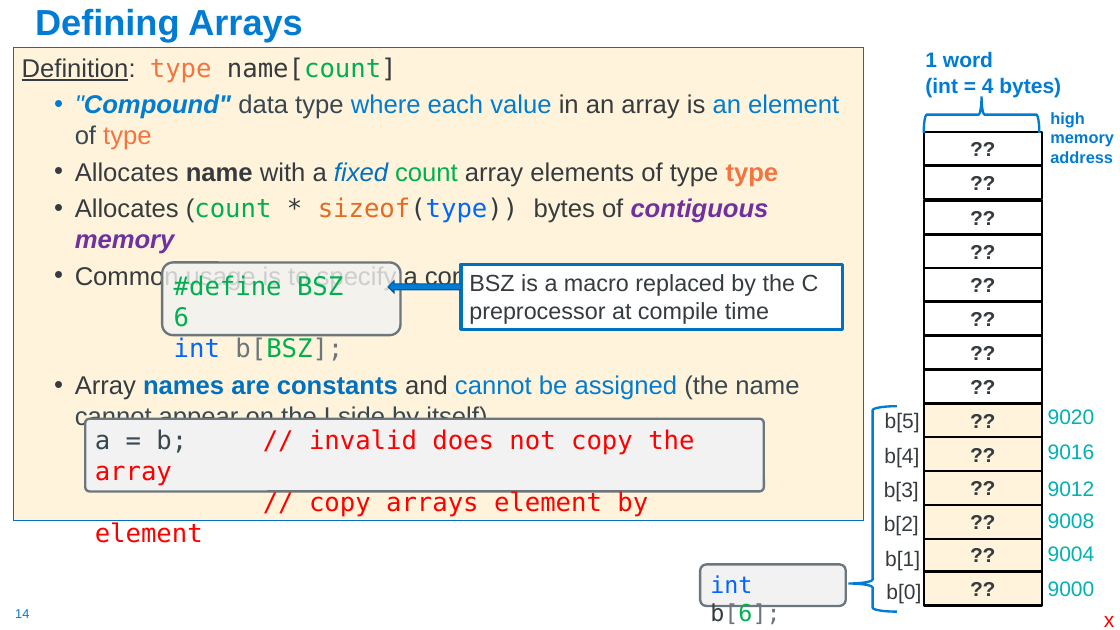
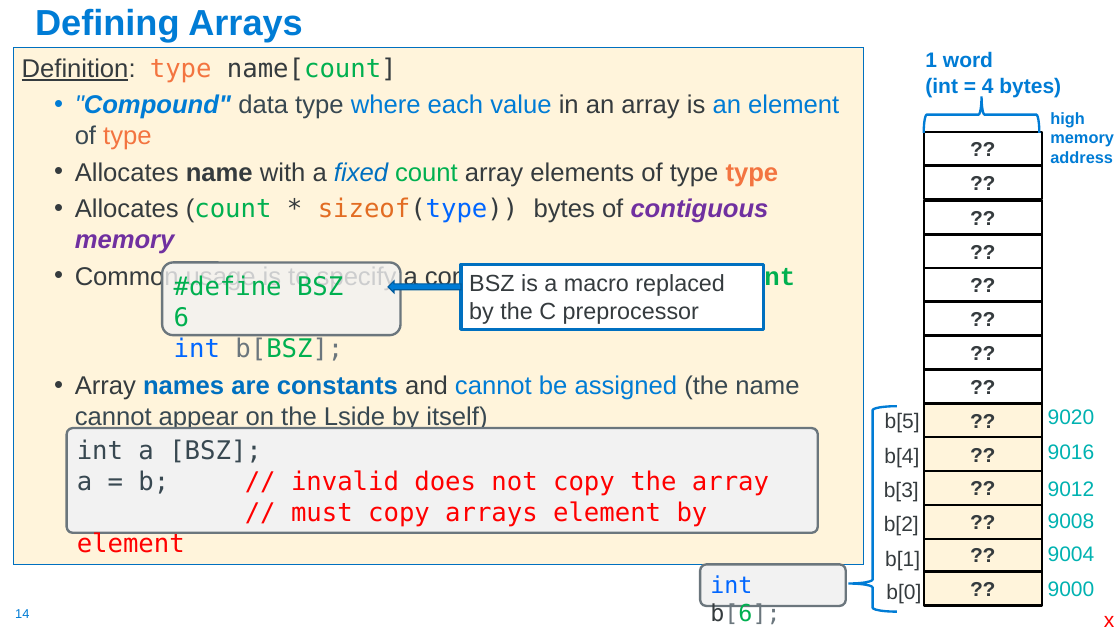
Before and after one commit to cse30-sp24/Muller-Slides, a slide deck: slide 14 of Lecture-6.pptx. Drawn at 1120x630 pixels with LibreOffice and Linux fonts; fonts in the diff are those of the drawing. Boxes give left, top, right and bottom in pixels: in the first picture for what was removed or moved away, otherwise in the second. Text is boxed around its words. In the diff, an @@ line names an element or a change of style, - is before the commit and + after.

```diff
--- a/Lecture-6.pptx
+++ b/Lecture-6.pptx
@@ text "Definition: type name[count]" resized from (x1=13, y1=47, x2=864, y2=521) to (x1=13, y1=47, x2=864, y2=565) @@
@@ rectangle "BSZ is a macro replaced ..." resized from (x1=461, y1=265, x2=844, y2=329) to (x1=461, y1=265, x2=765, y2=329) @@
@@ text in rectangle at (x1=469, y1=274, x2=725, y2=324): text changed @@
-BSZ is a macro replaced by the C preprocessor at compile time
+BSZ is a macro replaced by the C preprocessor
@@ rounded rectangle "int a [BSZ];" resized from (x1=85, y1=418, x2=764, y2=492) to (x1=66, y1=429, x2=818, y2=534) @@
@@ text in rounded rectangle at (x1=77, y1=439, x2=262, y2=463): paragraph added @@
+int a [BSZ];
@@ text in rounded rectangle at (x1=291, y1=501, x2=708, y2=526): text changed @@
-// copy arrays element by element
+// must copy arrays element by element
```
Also in this commit, not shown: 8 other slides changed, 52 slides removed, 4 other files.
